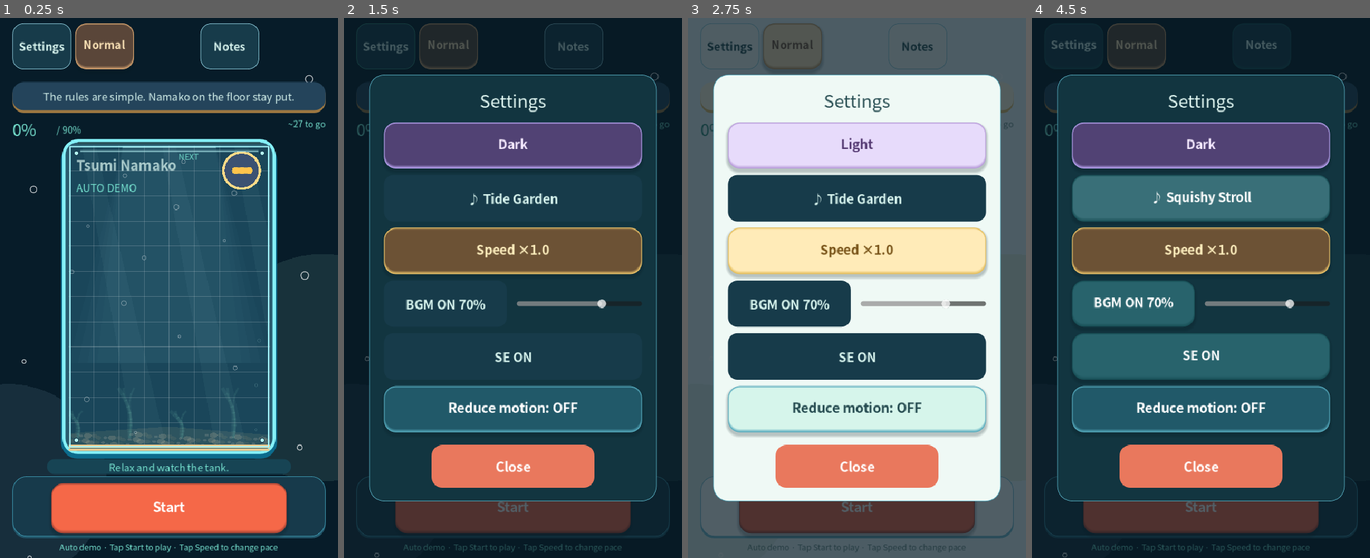
Above: before the commit, frames 1-4 (left to right).
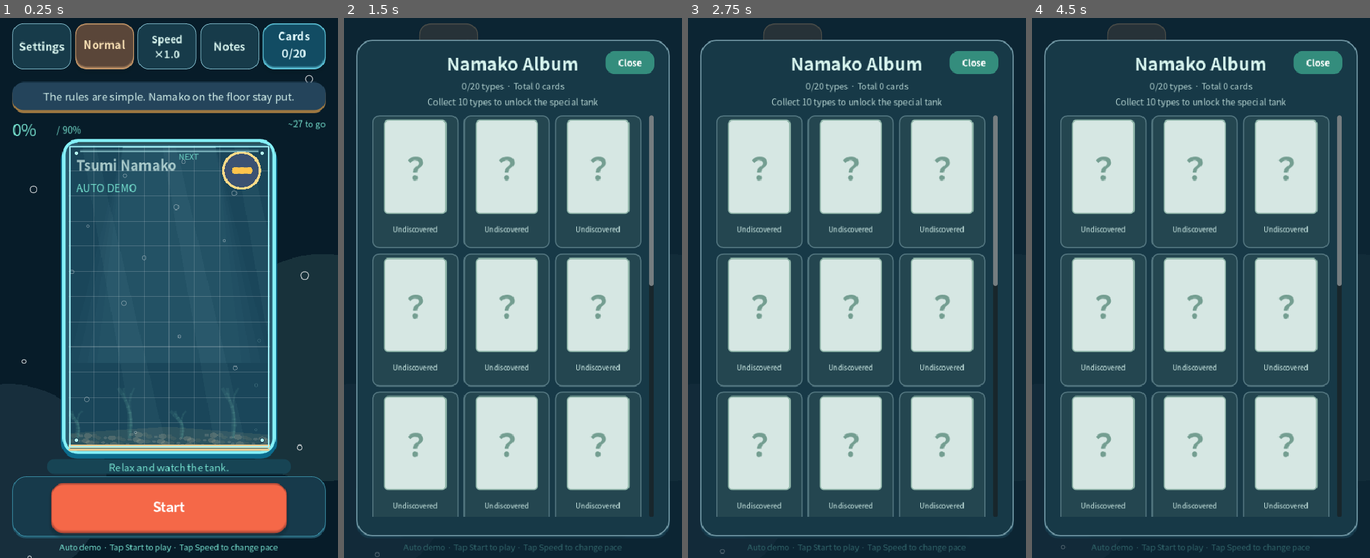
Above: after the commit, the same moments.

Repository: ukr8b3g-cmyk/tsuminamako-android-APK
Game: Godot game, scene res://Main.tscn
Two runs of this game, one before a commit and one after it. Both use one fixed random seed, a clock stepped at 60 frames per second and the inputs below.
Inputs (mouse positions are in pixels of both pictures, inside the frame that each line leads up to):
- Up to frame 1 (0.25 s): no input
- Up to frame 2 (1.5 s): click (638, 45) at 0.5 s, where only the run after the commit has a clickable "Cards 0/20"; click (384, 45) at 1.25 s, where only the run before the commit has a clickable "Settings"
- Up to frame 3 (2.75 s): click (857, 147) at 2 s, where only the run before the commit has a clickable "Dark"
- Up to frame 4 (4.5 s): click (1201, 147) at 2.75 s, where only the run before the commit has a clickable "Light"; click (1201, 147) at 3.5 s, where only the run before the commit has a clickable "LCD"; click (1201, 196) at 4.25 s, where only the run before the commit has a clickable "♪ Tide Garden"

The runs differ from the first frame. In frame 1, 3.0% of the frame differs, in the area x 40-97%, y 1-10%; in frame 2, 59%; in frame 3, 85%, in the area x 0-100%, y 0-100%; in frame 4, 64%.

Commit message:
Fix LCD screw clearance and restore demo speed and card collection controls

Diff:
--- a/BUILD_MANIFEST.json
+++ b/BUILD_MANIFEST.json
@@ -73,7 +73,7 @@
     "browser/assets/trivia_professor_en.webp.import": "8782ec120121adcb73366f3f0238626218771e9820714c4fdfe4a7bba6e37d01",
     "browser/card_catalog.js": "d548c0b87bd9ff0bf6ab63854e10a1e3b493cfca3344c515c805df45502bb96d",
     "browser/cards.js": "ae1f83282b0e5ff6eff98eec9fadf87350223cc4982c2ffc4fe80b18108d8cc1",
-    "browser/game.js": "fac3304ae74425d4157c38b6a5caca09d636ca2044fbcf99d187d7e9adcfdfd5",
+    "browser/game.js": "46204499ed51c18ee02c17e329ee756f4a9a251b3d26f936ca67332fa311fb26",
     "browser/i18n.js": "e6f5d1778bdf589cbb56f72492f2a704890227aceb476ecfbff18d2dbbf5a2a5",
     "browser/locale_catalog.js": "a8916d0b3850dff98817891bb70d0637ed813d4a5938fbe11a501bf2e97fe823",
     "browser/locales/en.json": "2cd401f1a83d0fe5467ff2a1e8a9944138e96006d2becd70cbe480e45c9fe5ae",
@@ -83,7 +83,7 @@
     "browser/session.js": "7e882ae698d8f75f82f5386c217320bfa3b61baaeb7cbc53cab0e432c30dff3e",
     "browser/START.html": "de18e7225aa878e03ead92a86512f4c3fed51155586119abf64770c3da6a5ae5",
     "browser/stories_100.json": "0b03d9672b7e7dc5f79204eb1968712bb1b51470ee28e898848847a9858f9806",
-    "browser/style.css": "a28391c92658f93da2cbeaa5292dfee453be6b616fd157eb3b444d2594fad405",
+    "browser/style.css": "353165c4f9e75ae065316c1e81914cc94e97c9c118b22ff487672673f1a67f9a",
     "browser/trivia.js": "655545e5a62288e4b77e494eeea7c9dc2b5e10084103377ca822978c88da12fc",
     "browser/trivia_catalog.js": "40a44da09d45fd9898e0c67c2a36158d8bb80e879ea191781cf3c5ad2518f13e",
     "cards/CARD_IMPORT_GUIDE_JA.md": "9ebefbc09bd40f45f6a4235ef4b6a56ac007d151fc4cdfdacb7934e235975c21",
@@ -267,6 +267,7 @@
     "docs/BUILD_VERIFICATION_0.4.9.json": "8ed31138303989d9b41fa8625fd96a0a41e51a3809f641b085726f7033e5cc80",
     "docs/CLEAR_PACKED_0.4.10_JA.md": "66de792356d3a6b89654b1725f14528394f509a7b72ebea5561b9f9ec3ef0ebd",
     "docs/COMPLETE_CARD_PROMPT.md": "a592677faa9d69344249fb9713b7027687df6959a4bf53483ce654d36320f864",
+    "docs/DEMO_CARDS_PATCH_0.4.10_JA.md": "b479744782d8f4a9663a3eadcceb6f012703837c6269fab132b7febf7dfe6836",
     "docs/EN_LAYOUT_VALIDATION_2026_09_30.md": "4240f91fadd8673e7fd07d1f87cfc00a1860965279e0c1a3c05db5a0e45c8448",
     "docs/EN_LOCALIZATION_REPORT.md": "b27d3933d53821c0dff2c26a1d9b40b48f92ea77a7b420cf4f9d036afc868ade",
     "docs/IMPLEMENTATION_JA.md": "c44178e7aae6247bb2e6fb2e3603f8db3d82b3811c414744b5c2a5be276ce7b0",
@@ -283,7 +284,7 @@
     "PAUSE_DEMO_FIX_REPORT_JA.md": "29d98a669bf509b3f788be37d33e81e7df1a8a5af6f3ce5d6beeb202113a4648",
     "PLAY_BROWSER.cmd": "29b6dbce53379898836281308e96ccb43bb79153528b47a24740d8b9f9bb8db0",
     "project.godot": "beb74d83984c679b3b3f98d305f1258a735ef732dbc8cdd713b69e0e863fbed1",
-    "README.md": "10f0db54ebb78cf232911373f3e2162b5c4fec12d03cac9ebee4abc36ab0066c",
+    "README.md": "c0cbb0377b1d53178746ebec56fae9e5024e46bdafaa4ebd653531108b2b7f2b",
     "README_JA.md": "2448caaed3af5e4381d7d9271b97a0de7099dece96c767dc26c4ae929c1bfa25",
     "scripts/audio.gd": "ce083aafe1e2bb8e7850290c05801943243441b510d1d44a40f1edafe64ec9a0",
     "scripts/audio.gd.uid": "9204b1a83cbc8280d46a085fcda2f6d94fc8a95ed9a470d9e7bede91a503d660",
@@ -295,7 +296,7 @@
     "scripts/card_ui.gd.uid": "1b13ff80000f5b2f304f20f3d37ee26f20a073aad9d736852947ec70aef5c26f",
     "scripts/locale_text.gd": "8ba5b0229a31763b7f663313ba95600bb10e219835431ed08e56f2c314ac248b",
     "scripts/locale_text.gd.uid": "8c558ae2190aa3d57492981f12098f45c01e9da71067d012595bcf0fe728cac4",
-    "scripts/main.gd": "7023cfa06fc18b6386d85124370fa40127c70de5314fdbcb586c781d0450f17d",
+    "scripts/main.gd": "1dba4a72a4f544e0d2d5085f3360cf3d33d7f9a5f90f617cf2a10519c482a09f",
     "scripts/main.gd.uid": "2588e30825ed2b848cb6cb4ca649f128c8ef28a5bb0c9494bba4404b85f1aff2",
     "scripts/night_palette.gd": "9bab79a0c7a3213136a15861df781e08847a0f436df9ccfdf97f518f23a269ad",
     "scripts/night_palette.gd.uid": "66b74a61afba7d4921395ea6b7c7ce7155114c99b38e255d648d92882e57d57e",
@@ -323,13 +324,15 @@
     "tests/test_clear_packed.gd": "395506e5d7d4226311f0491230bddfab40913d3d275e706556d7f9109e2406c6",
     "tests/test_clear_tales.js": "3df1bf24527ca73397af5f44505ff327bb866974ddcf903e62bed9e3a6fefde0",
     "tests/test_demo_card_policy.js": "c14b32d2b16642d7b4eb0c0065a88b88919624acb761d9ddfe67e383d5ab8d65",
+    "tests/test_demo_speed.gd": "2ae228a6021775aa055f5c9f0dced19d7e2060fcf52e1075426aca7700336a5d",
+    "tests/test_demo_speed.js": "1657b35c2257a295d6fbbf30cbdaa019804abbfc80e75e36646279ed30ded40a",
     "tests/test_english_layout.gd": "9340de93adb24b42de9103cd944532a6a152f3211dc0f9f7cfdf4cbea6906876",
     "tests/test_english_layout.js": "a1b129c7cf8826cecbe123b34273692951e36d5336974ef73a50f6877c97735f",
     "tests/test_fullheight.gd": "5025ebf7c1c73e27fb220384116db0dabf83578a94b745db3b1a7117f5bc708d",
     "tests/test_fullheight.js": "a38ffb32b1bb057810349036982660c41ae2a066e517d9e2ed59324d2ace128f",
     "tests/test_i18n.js": "45e47b72e481f3aafdd63afb81a63fd842656c166f226d4e3b21bde4ff4b9d67",
     "tests/test_lcd_html.js": "3b1a3507378828959c9520406711808fdf17fd49f945a160b8d2681be3a491e4",
-    "tests/test_lcd_native.gd": "af0e85cd54398f2c95ecfcb75119e9981b7671d04afff8c925b14c890cc9639f",
+    "tests/test_lcd_native.gd": "95331d060a0dae04705ad568867f07fec5901fb0a927be01301d82b71363218f",
     "tests/test_lore_viewer.js": "9f30daa9fe99ba9024284a5e0ea791301d0b2696244368db3d3bdf046478ad52",
     "tests/test_mobile_readability.gd": "1aeaba1bc0fb49956af6a78c36f7acff66125a868333fcdecf1a8428f5def341",
     "tests/test_mobile_readability.js": "4f2280307fb0f2d52161334a57c9fa3744215447f4ecd6e832b4c891c3cfaceb",
@@ -344,6 +347,7 @@
     "tests/test_reward_ui.js": "1d2def91583b005669cd47e612b4a0be4bc95d759056020087e97e33feacfc29",
     "tests/test_rules.gd": "4c7315d68a546a9935ae4af5839f37e5904a1f8e1987e5f090be09e796772a91",
     "tests/test_rules.js": "fb6add6324dc4c3219dfb853815e8130f7e2fd9a919716957b49c17f91df5659",
+    "tests/test_screw_clearance.js": "0904a917696219eeae8d2901d6a599e6860f28b5b042ee037f9af91a8a293306",
     "tests/test_trivia.js": "7059583382663ca7a45d83e1675709ccd4e4bb89f91db47b532a42055dc19c13",
     "tests/test_trivia_layout.gd": "52f57eaa2cd310755e366a56e1d75b1fa22d3c65849095eb7fbaab9dd98fa748",
     "tests/test_visual_refresh.gd": "97d0c03d20ddfaa9c228f16f98103ee9c5a2cbb0406e02bca38486c24b56895c",
--- a/scripts/main.gd
+++ b/scripts/main.gd
@@ -134,6 +134,7 @@
 var theme_button: Button
 var sfx_button: Button
 var speed_button: Button
+var demo_speed_button: Button
 var collection_button: Button
 var menu_button: Button
 var start_button: Button
@@ -294,6 +295,7 @@
 	celebration_panel.position.y = 332.0 + (layout_height - 860.0) * 0.5
 	card_ui.set_layout_height(layout_height)
 	trivia_ui.set_layout_height(layout_height)
+	apply_hardware_layout()
 	queue_redraw()
 
 func panel_style(fill: Color, radius: int = 16, border: Color = Color.TRANSPARENT) -> StyleBoxFlat:
@@ -899,7 +901,7 @@
 	else: begin_play()
 
 func open_collection() -> void:
-	if not cards.rewards_enabled() or mode in [Mode.DEMO, Mode.CELEBRATE, Mode.REVEAL, Mode.TRIVIA]:
+	if not cards.rewards_enabled() or mode in [Mode.CELEBRATE, Mode.REVEAL, Mode.TRIVIA]:
 		return
 	collection_open = true
 	pointer_down = false
@@ -1007,7 +1009,17 @@
 	sync_ui()
 	queue_redraw()
 
+func apply_hardware_layout() -> void:
+	# Keep screw heads clear of controls and footer at every aspect ratio.
+	if settings_button != null:
+		for button in [settings_button, difficulty_button, menu_button, lore_button, collection_button, demo_speed_button]:
+			button.position.y = 38.0 + 4.0 * layout_t if lcd_mode else 8.0 + 12.0 * layout_t
+			button.size.y = 54.0 + 8.0 * layout_t if lcd_mode else 74.0
+	ui_footer.position.x = 48 if lcd_mode else 18
+	ui_footer.size.x = 444 if lcd_mode else 504
+
 func sync_ui() -> void:
+	apply_hardware_layout()
 	if theme_button != null:
 		theme_button.text = Locale.t("液晶") if lcd_mode else (Locale.t("夜モード") if dark_mode else Locale.t("昼モード"))
 	board_view.dark_mode = dark_mode
@@ -1045,13 +1057,16 @@
 	if music_slider != null: music_slider.set_value_no_signal(sound.music_level * 100)
 	sfx_button.text = "SE " + ("ON" if sound.sfx_enabled else "OFF")
 	speed_button.text = Locale.t("速さ ") + Locale.t(SPEED_LABELS[3 if speed_index == 4 and mode != Mode.DEMO else speed_index])
+	if demo_speed_button != null:
+		demo_speed_button.text = Locale.t("速さ ").strip_edges() + "\n" + Locale.t(SPEED_LABELS[speed_index])
+		demo_speed_button.visible = mode == Mode.DEMO and not collection_open
 	collection_button.text = Locale.t("図鑑") + "\n%d/%d" % [cards.owned_unique_count(), cards.enabled_cards().size()]
-	collection_button.visible = mode != Mode.DEMO and cards.rewards_enabled() and mode != Mode.CELEBRATE and mode != Mode.REVEAL and mode != Mode.TRIVIA and not collection_open
+	collection_button.visible = cards.rewards_enabled() and mode != Mode.CELEBRATE and mode != Mode.REVEAL and mode != Mode.TRIVIA and not collection_open
 	ui_mode.visible = mode == Mode.DEMO
 	ui_title.add_theme_font_size_override("font_size", 27 if Locale.is_japanese() else 22)
 	ui_title.modulate.a = 0.75
 	if lcd_mode:
-		for button in [theme_button,track_button,speed_button,music_button,sfx_button,difficulty_button,menu_button,lore_button,collection_button,settings_button]:
+		for button in [theme_button,track_button,speed_button,music_button,sfx_button,difficulty_button,menu_button,lore_button,collection_button,settings_button,demo_speed_button]:
 			if button != null: set_chip_skin(button,Color("28636c"),Color("184f56"),Color.WHITE)
 		for button in play_buttons + [start_button,resume_button]:
 			set_chip_skin(button,Color("df4d40"),Color("8d2c28"),Color.WHITE)
@@ -1246,13 +1261,16 @@
 	draw_style_box(panel_style(Color("203b3d"),18,Color("5a7575")),Rect2(board_view.position-Vector2(13,13),board_view.size+Vector2(26,26)))
 	draw_style_box(panel_style(Color("bcc6bd"),12,Color("758a82")),Rect2(20,tip_y,500,tip_h))
 	draw_style_box(panel_style(Color("bdc6bc"),10),Rect2(75,control_y-30,390,24))
-	for point in [Vector2(16,16),Vector2(524,16),Vector2(16,layout_height-16),Vector2(524,layout_height-16)]:
+	for point in [Vector2(24,24),Vector2(516,24),Vector2(24,layout_height-24),Vector2(516,layout_height-24)]:
 		draw_circle(point,8.5,Color("667671"))
 		draw_circle(point-Vector2(0,1),7.5,Color("c7ceca"))
 		draw_line(point-Vector2(4,-2),point+Vector2(4,-2),Color("596965"),2,true)
 
 func build_settings() -> void:
 	settings_button = button_at(Locale.t("設定"), Rect2(20, 8, 94, 42), open_settings)
+	demo_speed_button = button_at("", Rect2(220, 8, 94, 74), cycle_speed)
+	demo_speed_button.add_theme_font_size_override("font_size", 16)
+	demo_speed_button.tooltip_text = Locale.t("速さを切替。デモではマッハも選べます")
 	settings_button.add_theme_font_size_override("font_size", 18)
 	settings_layer = Control.new()
 	settings_layer.z_index = 50
--- /dev/null
+++ b/tests/test_demo_speed.gd
@@ -0,0 +1,51 @@
+extends SceneTree
+const Locale = preload("res://scripts/locale_text.gd")
+func _initialize() -> void: call_deferred("run")
+func run() -> void:
+	for language in ["ja", "en"]:
+		Locale.test_language = language
+		var game = load("res://Main.tscn").instantiate()
+		game.session_path = "user://demo_speed_test.cfg"
+		root.add_child(game)
+		game.set_process(false)
+		game.sound.music_enabled = false
+		game.sound.music.stop()
+		for size in [Vector2i(320,568),Vector2i(390,844),Vector2i(1080,2400),Vector2i(1440,3200)]:
+			for theme in [0,1,2]:
+				game.lcd_mode = theme == 2
+				game.dark_mode = theme == 0
+				game.apply_layout_for_size(size)
+				game.begin_demo()
+				for index in range(5):
+					game.speed_index = index
+					game.sync_ui()
+					assert(game.demo_speed_button.visible)
+					assert(game.demo_speed_button.get_parent() == game)
+					assert(not game.demo_speed_button.get_rect().intersects(game.lore_button.get_rect()))
+					var font = game.demo_speed_button.get_theme_font("font")
+					for line in game.demo_speed_button.text.split("\n"):
+						assert(font.get_string_size(line,HORIZONTAL_ALIGNMENT_LEFT,-1,16).x + 4 <= 100)
+					game.demo_speed_button.pressed.emit()
+					assert(game.speed_index == (index + 1) % 5)
+				assert(game.collection_button.visible)
+				assert(not game.collection_button.get_rect().intersects(game.demo_speed_button.get_rect()))
+				var card_position = game.collection_button.position
+				var board = game.model.board.duplicate()
+				var origin = game.origin
+				var owned = game.cards.owned_unique_count()
+				game.collection_button.pressed.emit()
+				assert(game.collection_open and game.board_view.frozen)
+				game._process(0.5)
+				assert(game.model.board == board and game.origin == origin)
+				game.close_collection()
+				assert(game.mode == game.Mode.DEMO and not game.board_view.frozen)
+				assert(game.cards.owned_unique_count() == owned)
+				game.begin_play()
+				assert(game.collection_button.position == card_position)
+		game.begin_play()
+		assert(not game.demo_speed_button.visible)
+		game.queue_free()
+		await process_frame
+	DirAccess.remove_absolute("user://demo_speed_test.cfg")
+	print("DEMO SPEED PASS: 24 locale/size/theme cases, five speeds, button click, hidden in play")
+	quit()
--- a/tests/test_lcd_native.gd
+++ b/tests/test_lcd_native.gd
@@ -24,6 +24,12 @@
 				game.sync_ui()
 				await process_frame
 				check(game.board_view.lcd_mode==game.lcd_mode,"LCD flags")
+				if game.lcd_mode:
+					check(game.settings_button.position.y >= 37, "top screws clear of header")
+					check(game.settings_button.position.y + game.settings_button.size.y < game.tip_y, "header/tip gap")
+					check(game.ui_footer.position.x > 33 and game.ui_footer.position.x + game.ui_footer.size.x < 507, "bottom screws clear of footer")
+					game.apply_layout_for_size(resolution)
+					check(game.settings_button.position.y >= 37 and game.ui_footer.position.x > 33, "screw clearance survives resize")
 				check(game.ui_count.position.y+game.ui_count.size.y+6<game.board_view.position.y-13,"count/frame gap")
 				check(game.ui_fill.position.y+32<game.board_view.position.y-13,"percent/frame gap")
 				check(game.board_view.position.y+game.board_view.size.y+13<game.ui_status.position.y,"tank/status gap")
Not shown, changed: SHA256SUMS.txt
Not shown, changed: README.md
Not shown, changed: browser/game.js
Not shown, changed: browser/style.css
Not shown, added: docs/DEMO_CARDS_PATCH_0.4.10_JA.md
Not shown, added: tests/test_demo_speed.js
Not shown, added: tests/test_screw_clearance.js
